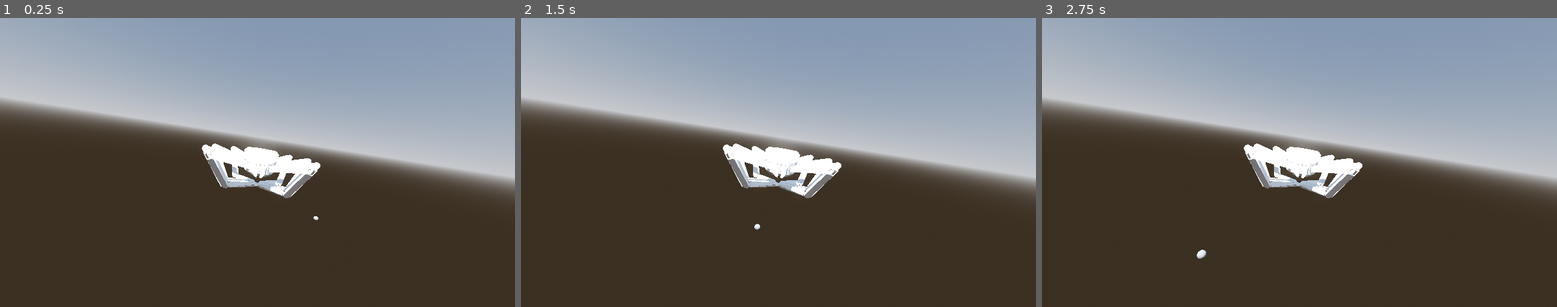
Above: before the commit, frames 1-3 (left to right).
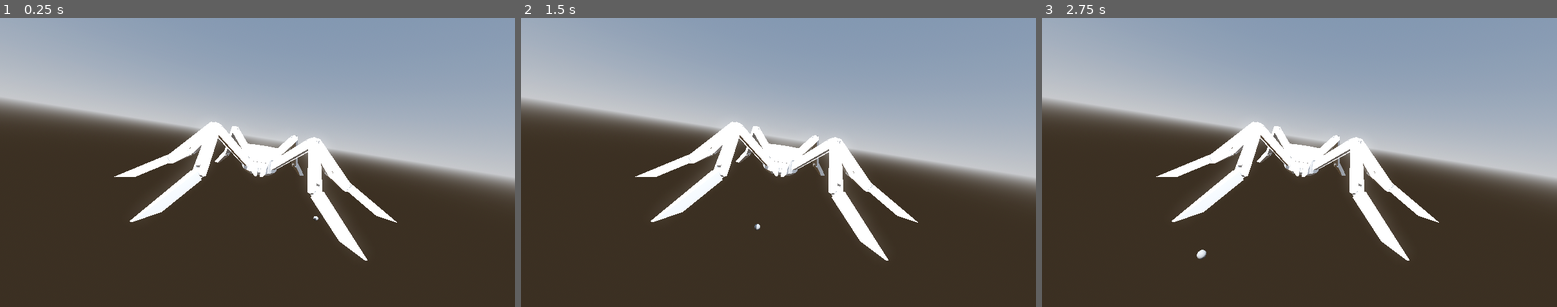
Above: after the commit, the same moments.

Repository: TeamName-FIOLTR/godotTrainJam
Game: Godot game, scene res://scenes/spidorIK/ikTest.tscn
Two runs of this game, one before a commit and one after it. Both use one fixed random seed, a clock stepped at 60 frames per second and the inputs below. The project has no main scene, so this scene is started directly.
Inputs:
- Up to frame 1 (0.25 s): no input
- Up to frame 2 (1.5 s): no input
- Up to frame 3 (2.75 s): tap Enter at 2 s

The runs differ from the first frame. In frame 1, 5.7% of the frame differs, in the area x 22-78%, y 35-84%; in frame 2, 5.7%; in frame 3, 5.7%.

Commit message:
finished spacing on the legs! IK

Diff:
--- a/scenes/spidorIK/ikSpider.gd
+++ b/scenes/spidorIK/ikSpider.gd
@@ -5,39 +5,35 @@
 @export var ik : PackedScene
 
 
+
 #the number of legs and segments in the spidor
 @export var leg_count : int #the count of total legs
 
 
+@export_range(0,1) var leg_offset : float
+
+
+func add_ik(i,lr):
+	var ik_local = self.ik.instantiate()
+	ik_local.root_bone = StringName(  "Leg " + str(i) + " 0 " + lr )
+	ik_local.tip_bone = StringName(  "Leg " + str(i) + " Target " + lr )
+
+	var target = Node3D.new()
+	target.name = "Leg " + str(i) + " target"
+	targets.add_child(target)
+	ik_local.target_node = target.get_path()
+
+	var angle = float(i)/leg_count
+	angle = remap(angle,0,1,PI/4,2*PI)
+	var offset = leg_offset*PI
+	target.transform.origin.x = cos(angle + offset)*19 * (1 if lr == 'L' else -1)
+	target.transform.origin.z = -sin(angle + offset)*19
+
+	skele.add_child(ik_local)
 # Called when the node enters the scene tree for the first time.
 func _ready():
 	for i in range(leg_count / 2):
-
 		#left
-		var ik_local = self.ik.instantiate()
-		ik_local.root_bone = StringName(  "Leg " + str(i) + " 0 L" )
-		ik_local.tip_bone = StringName(  "Leg " + str(i) + " Target L" )
-
-		var target = Node3D.new()
-		target.name = "Leg " + str(i) + " target"
-		targets.add_child(target)
-		ik_local.target_node = target.get_path()
-
-		skele.add_child(ik_local)
-
+		add_ik(i,"L")
 		#right
-		ik_local = self.ik.instantiate()
-		ik_local.root_bone = StringName(  "Leg " + str(i) + " 0 R" )
-		ik_local.tip_bone = StringName(  "Leg " + str(i) + " Target R" )
-
-		target = Node3D.new()
-		target.name = "Leg " + str(i) + " target"
-		targets.add_child(target)
-		ik_local.target_node = target.get_path()
-
-		skele.add_child(ik_local)
-
-
-# Called every frame. 'delta' is the elapsed time since the previous frame.
-func _process(delta):
-	pass
+		add_ik(i,"R")
--- a/scenes/spidorIK/ikTest.tscn
+++ b/scenes/spidorIK/ikTest.tscn
@@ -86,6 +86,7 @@
 targets = NodePath("targets")
 ik = ExtResource("2_2uwge")
 leg_count = 8
+leg_offset = 0.4
 
 [node name="DirectionalLight3D" type="DirectionalLight3D" parent="."]
 transform = Transform3D(-0.866023, -0.433016, 0.250001, 0, 0.499998, 0.866027, -0.500003, 0.749999, -0.43301, 0, 0, 0)
@@ -94,11 +95,12 @@
 [node name="WorldEnvironment" type="WorldEnvironment" parent="."]
 environment = SubResource("Environment_q0053")
 
-[node name="mainspiderthingig" parent="." instance=ExtResource("1_buafi")]
-
 [node name="Camera3D" type="Camera3D" parent="."]
 transform = Transform3D(-0.987494, 0.157107, -0.0131706, 0.153978, 0.979016, 0.133484, 0.0338656, 0.129787, -0.990963, 0, 7.90433, -31.5657)
 current = true
+
+[node name="mainspiderthingig" parent="." instance=ExtResource("1_buafi")]
+transform = Transform3D(1.11924, 0, 0, 0, 1.11924, 0, 0, 0, 1.11924, 0, -9.46331e-07, 1.89266e-06)
 
 [node name="targets" type="Node3D" parent="."]
 
--- a/scenes/spidorIK/spider_leg_selection.tscn
+++ b/scenes/spidorIK/spider_leg_selection.tscn
@@ -3,4 +3,6 @@
 [ext_resource type="Script" path="res://scenes/spidorIK/spidorIK.gd" id="1_2iy1s"]
 
 [node name="SpiderLegSelection" type="SkeletonIK3D"]
+use_magnet = true
+magnet = Vector3(0, 10, 0)
 script = ExtResource("1_2iy1s")
